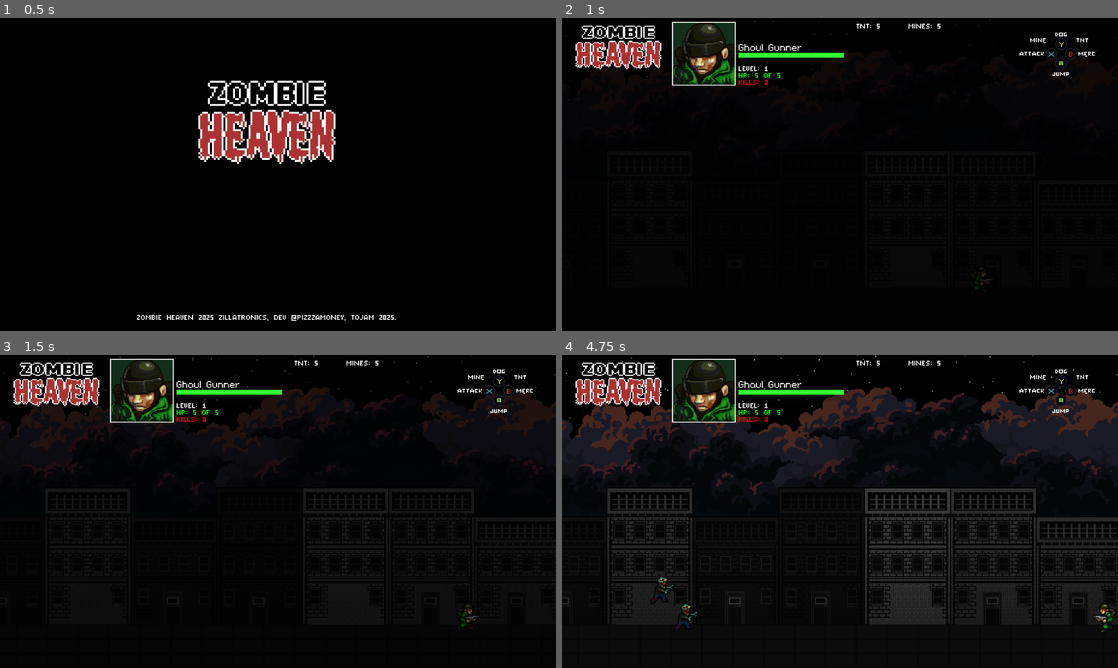
Above: before the commit, frames 1-4 (two rows, left to right).
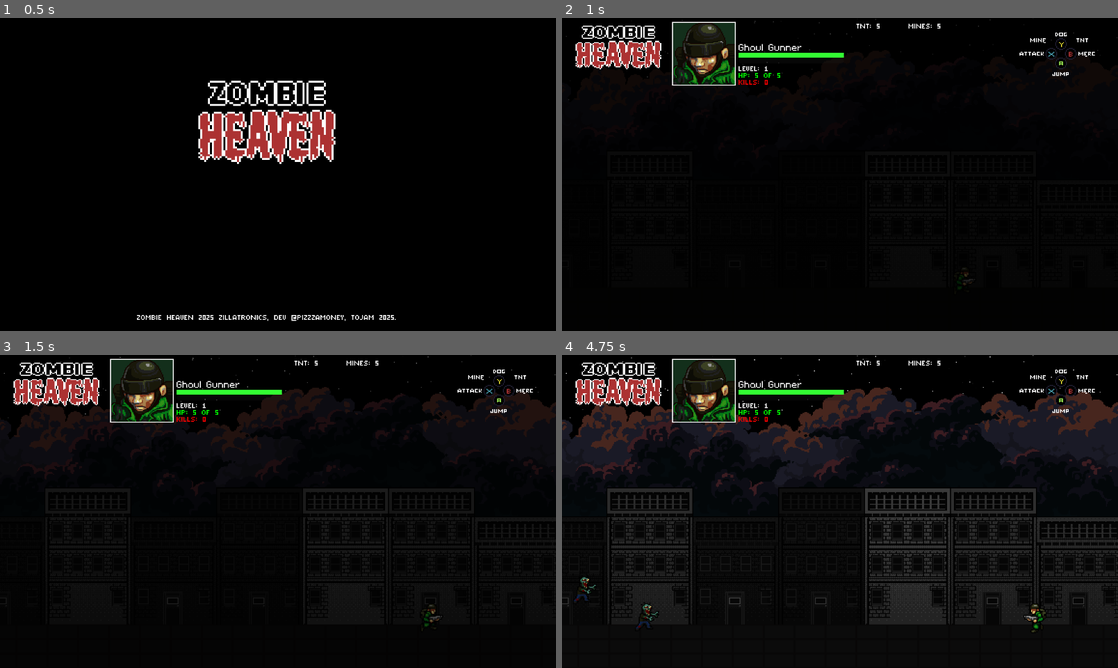
Above: after the commit, the same moments.

Repository: Tekknobot/ZombieSlug
Game: Godot game, scene res://Scenes/Titlescreen.tscn
The game is run twice, just before and just after one commit, with the same random seed, the same clock (stepped at 60 frames per second) and the same inputs.
Inputs:
- Up to frame 1 (0.5 s): no input
- Up to frame 2 (1 s): tap Enter (ui_accept) at 0.5, 0.77 s; hold Right (ui_right) from 0.53 s (still down)
- Up to frame 3 (1.5 s): keep holding Right (ui_right)
- Up to frame 4 (4.75 s): tap Enter (ui_accept) at 1.52, 3.02, 3.77, 4.52 s; release Right (ui_right) at 2.03 s; hold Left (ui_left) 2.03-2.78 s; hold Right (ui_right) 2.78-4.28 s; hold Left (ui_left) from 4.28 s (still down)

Frame 1 is identical in both runs. In frame 2, less than 0.1% of the frame differs, in the area x 71-78%, y 80-87%; in frame 3, 0.1%; in frame 4, 0.6%, in the area x 2-100%, y 70-89%.

Commit message:
Adjust difficulty.

Diff:
--- a/Scenes/Main.tscn
+++ b/Scenes/Main.tscn
@@ -87,6 +87,8 @@
 
 [node name="Soldier" parent="." instance=ExtResource("1_ac7of")]
 position = Vector2(98, 52)
+base_speed = 60.0
+initial_firerate = 1.0
 
 [node name="Floor1" type="Node2D" parent="."]
 modulate = Color(0.262932, 0.262932, 0.262932, 1)
--- a/Scripts/TimeWarpController.gd
+++ b/Scripts/TimeWarpController.gd
@@ -1,9 +1,10 @@
 # res://Scripts/TimeWarpController.gd
 extends Node
 
-@export var duration:    float       = 3.0    # seconds of slow-mo
-@export var slow_factor: float       = 0.4    # global time_scale factor
-@export var sfx_stream:  AudioStream # optional slow-motion SFX
+@export var duration:      float       = 3.0    # seconds of slow-mo
+@export var slow_factor:   float       = 0.4    # global time_scale factor
+@export var sfx_stream     = preload("res://Audio/SFX/tick-tock-104746.mp3")
+@export var sfx_volume_db: float       = 6.0    # +6 dB boost
 
 func _ready() -> void:
 	# 1) Slow the entire game
@@ -12,7 +13,8 @@
 	# 2) Optional SFX
 	if sfx_stream:
 		var sfx = AudioStreamPlayer2D.new()
-		sfx.stream = sfx_stream
+		sfx.stream    = sfx_stream
+		sfx.volume_db = sfx_volume_db
 		add_child(sfx)
 		sfx.play()
 
@@ -25,18 +27,14 @@
 	var overlay = ColorRect.new()
 	overlay.name  = "TimeWarpOverlay"
 	overlay.color = Color(0.1, 0.2, 0.5, 0.25)
-
-	# stretch to fill the viewport
 	overlay.anchor_left   = 0.0
 	overlay.anchor_top    = 0.0
 	overlay.anchor_right  = 1.0
 	overlay.anchor_bottom = 1.0
-
 	overlay.offset_left   = 0
 	overlay.offset_top    = 0
 	overlay.offset_right  = 0
 	overlay.offset_bottom = 0
-
 	layer.add_child(overlay)
 
 	# 5) Real-time timer (ignores time_scale)
--- a/Scripts/playerstats.gd
+++ b/Scripts/playerstats.gd
@@ -3,7 +3,7 @@
 class_name PlayerStats
 
 @export var max_health: int = 5       # Player's maximum health
-@export var xp_base: int      = 50     # Base XP required per level
+@export var xp_base: int      = 200     # Base XP required per level
 @export var initial_grenades: int = 5   # ← start with 5 TNT
 @export var initial_mines:    int = 5   # ← start with 5 mines
 
--- a/Scripts/soldier.gd
+++ b/Scripts/soldier.gd
@@ -1,7 +1,16 @@
 # Soldier.gd
 extends CharacterBody2D
 
-@export var speed         := 200.0
+@export var base_speed:             float = 50.0   # starting speed
+@export var speed_increase_per_lvl: float = 10.0   # how much to add each time you level
+@export var max_speed:              float = 100.0  # absolute cap
+var speed: float
+
+@export var initial_firerate  := 0.6    # seconds between shots at level 1
+var firerate: float
+var attack_ready: bool = true
+var attack_cooldown_timer: Timer
+
 @export var jump_velocity := -350.0
 @export var gravity       := 900.0
 @export var max_health    := 5
@@ -34,9 +43,6 @@
 var is_attacking:  bool = false
 var health:        int  = 0
 var is_dead:       bool = false
-
-@export var initial_firerate  := 0.6    # seconds between shots at level 1
-var firerate: float
 
 # Separate cooldown timers
 var dog_cooldown_timer: Timer
@@ -66,6 +72,8 @@
 	#Place elswhere when needed
 	Playerstats.reset_stats()
 
+	speed = base_speed
+
 	# remember whether it was enabled
 	_shape_was_disabled = body_shape.disabled
 
@@ -76,7 +84,6 @@
 	# setup hitbox (disabled until star power)
 	hitbox.monitoring = false
 	hitbox.connect("body_entered", Callable(self, "_on_hitbox_body_entered"))
-
 
 	# initialize firing rate
 	firerate = initial_firerate
@@ -93,6 +100,12 @@
 	health = max_health
 	print("Soldier health set to", health)
 
+	# set up a dedicated one-shot Timer for your fire‐rate
+	attack_cooldown_timer = Timer.new()
+	attack_cooldown_timer.one_shot = true
+	add_child(attack_cooldown_timer)
+	attack_cooldown_timer.timeout.connect(Callable(self, "_on_attack_cooldown_finished"))
+
 	dog_cooldown_timer = Timer.new()
 	dog_cooldown_timer.wait_time = 10.0
 	dog_cooldown_timer.one_shot  = true
@@ -135,7 +148,8 @@
 	# (The rest of your gravity/attack/movement code stays exactly the same…)
 	velocity.y += gravity * delta
 
-	if Input.is_action_just_pressed("attack") and not is_attacking:
+	# trigger attack if the player hits “attack” and we're off‐cooldown
+	if Input.is_action_just_pressed("attack") and attack_ready:
 		_on_attack()
 
 	if Input.is_action_just_pressed("grenade") and grenade_cooldown_timer.is_stopped():
@@ -190,6 +204,10 @@
 			anim.play("move")
 		else:
 			anim.play("default")
+
+func _on_attack_cooldown_finished() -> void:
+	# timer has elapsed → we can fire again
+	attack_ready = true
 
 func _on_hitbox_body_entered(body: Node) -> void:
 	if not is_invincible:
@@ -290,16 +308,13 @@
 	tw.tween_callback(Callable(node, "queue_free"))
 
 func _on_attack() -> void:
-	is_attacking = true
+	attack_ready = false     # start cooldown
 	anim.play("attack")
 	fire_bullet()
 
-	if is_on_floor():
-		await get_tree().create_timer(firerate).timeout
-	else:
-		await _await_landing()
-
-	is_attacking = false
+	# schedule the next time we're allowed to shoot
+	attack_cooldown_timer.wait_time = firerate
+	attack_cooldown_timer.start()
 
 func _on_level_changed(new_level: int) -> void:
 	# Example: reduce interval by 10% each level, to a floor of 0.1s
@@ -328,6 +343,11 @@
 	mine_damage = initial_mine_damage + (new_level - 1)
 	mine_cooldown = initial_mine_cooldown * clamp(1.0 - (new_level -1)*0.1, 0.2, 1.0)
 	mine_cooldown_timer.wait_time = mine_cooldown
+
+	# bump speed but never over max_speed
+	speed = base_speed + speed_increase_per_lvl * (new_level - 1)
+	speed = clamp(speed, base_speed, max_speed)
+	print("Level ", new_level, " → player speed: ", speed)
 
 	print("Level ", new_level,
 		  " → mine cooldown: ", mine_cooldown)
--- a/Scripts/zombie.gd
+++ b/Scripts/zombie.gd
@@ -80,9 +80,11 @@
 
 func _on_attack_timeout() -> void:
 	for p in get_tree().get_nodes_in_group("Player"):
-		if p.has_method("take_damage"):
-			p.take_damage(attack_damage)
-			print("Zombie attacked player for ", attack_damage)
+		if p is CharacterBody2D and p.has_method("take_damage"):
+			var dist = global_position.distance_to(p.global_position)
+			if dist <= attack_range:
+				p.take_damage(attack_damage)
+				print("Zombie attacked player for ", attack_damage)
 
 func take_damage(amount: int = 1) -> void:
 	if is_dead:
--- a/Scripts/zombie_spawner.gd
+++ b/Scripts/zombie_spawner.gd
@@ -57,7 +57,7 @@
 
 func _on_level_changed(new_level: int) -> void:
 	# 10% faster per level, but never below min_spawn_factor
-	var raw_factor = 1.0 - (new_level - 1) * 0.05
+	var raw_factor = 1.0 - (new_level - 1) * 0.10
 	var clamped    = clamp(raw_factor, min_spawn_factor, 1.0)
 	spawn_interval = base_spawn_interval * clamped
 
